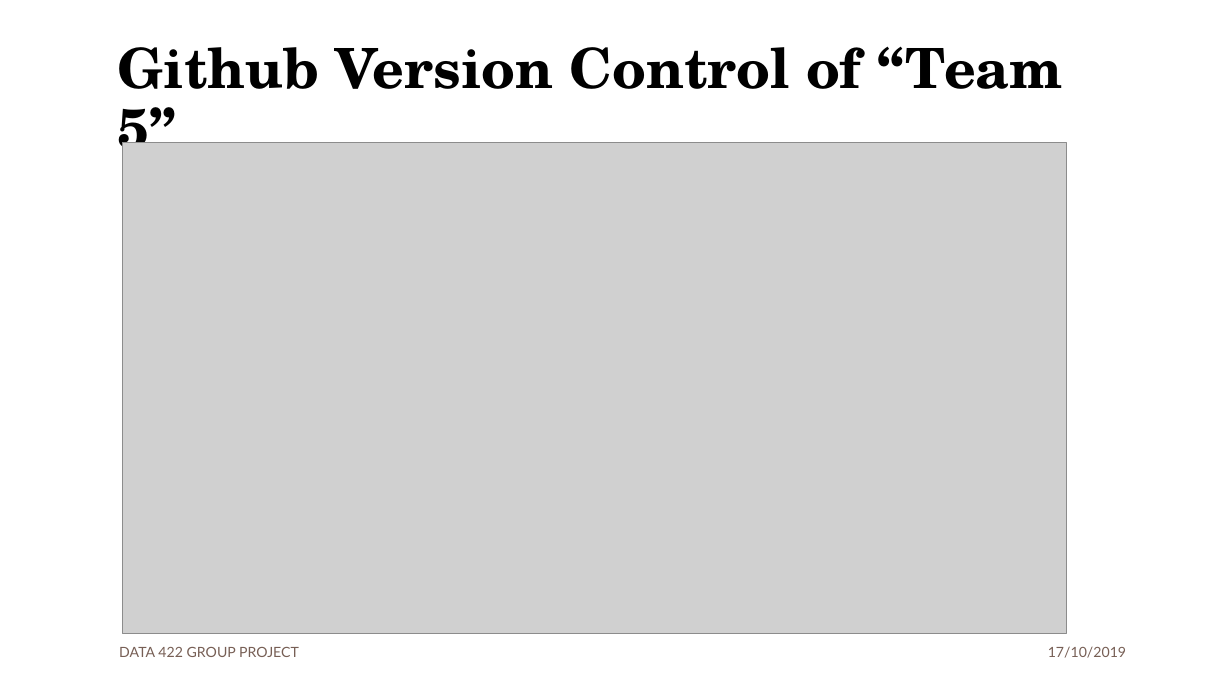
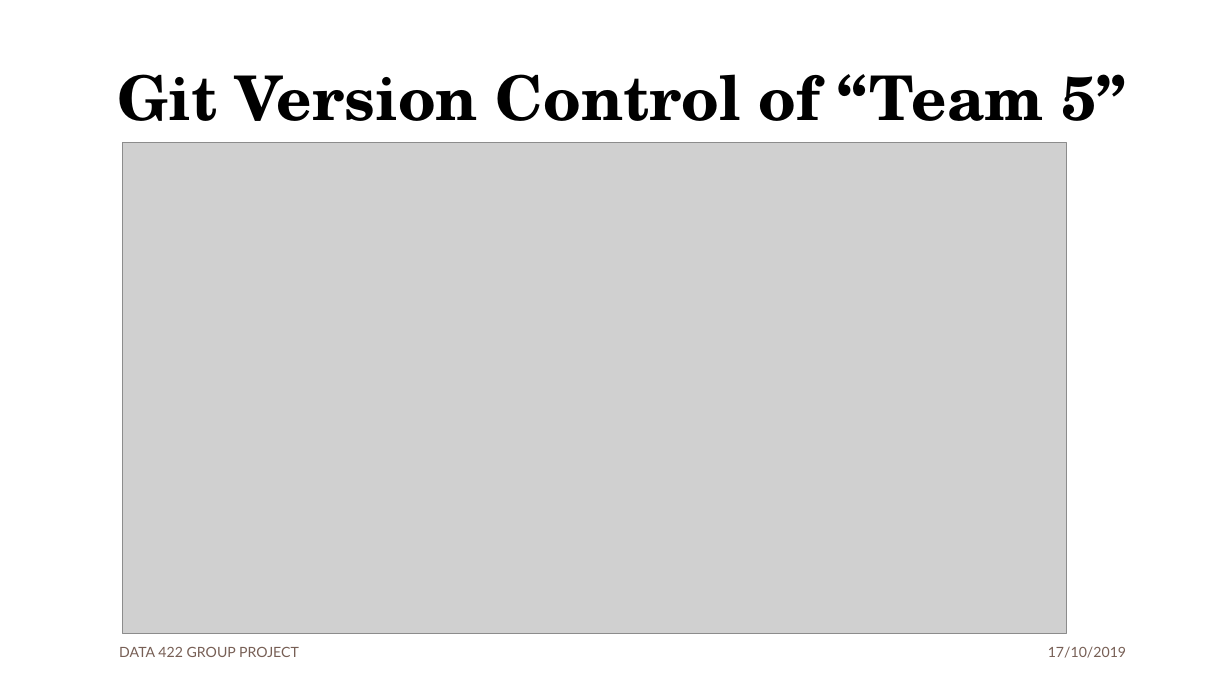
Before and after one commit to dipinpjoseph/Analysis-NZ-Consumer-Goods, a slide deck: slide 16 of Data_422_Presentation.pptx (slide 15 before the commit). Drawn at 1232x693 pixels with LibreOffice and Linux fonts; fonts in the diff are those of the drawing; grey boxes stand for pictures; background and template pictures are left out. Boxes give left, top, right and bottom in pixels: in the first picture for what was removed or moved away, otherwise in the second. Text is boxed around its words. In the diff, an @@ line names an element or a change of style, - is before the commit and + after.

```diff
--- a/Data_422_Presentation.pptx
+++ b/Data_422_Presentation.pptx
@@ title at box(117, 74, 1127, 121): text changed; size 43.2 to 48 pt @@
-Github Version Control of “Team 5”
+Git Version Control of “Team 5”
```
Also in this commit, not shown: 2 other slides changed, 1 slide added.
